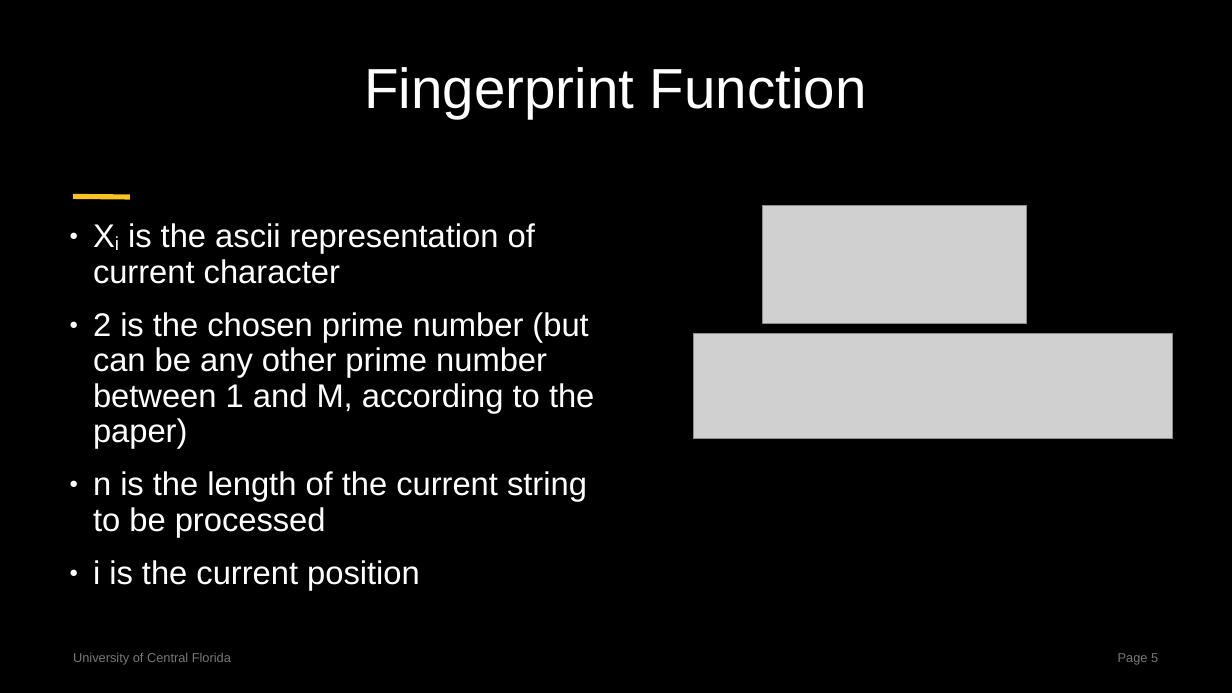
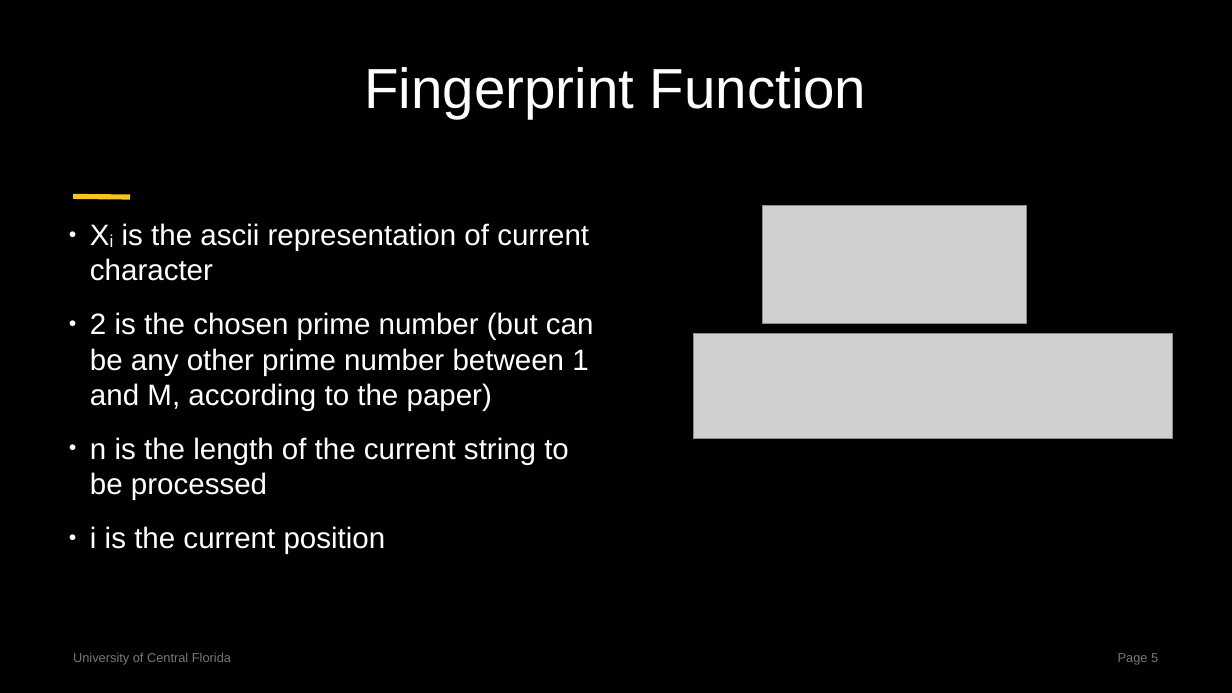
Before and after one commit to centuryhopper/Fall2022CourseContents, a slide deck: slide 5 of CAP6515/paper_presentation_files/rabin-karp-presentation.pptx. Drawn at 1232x693 pixels with LibreOffice and Linux fonts; fonts in the diff are those of the drawing; grey boxes stand for pictures. Boxes give left, top, right and bottom in pixels: in the first picture for what was removed or moved away, otherwise in the second. Text is boxed around its words. In the diff, an @@ line names an element or a change of style, - is before the commit and + after.

```diff
--- a/CAP6515/paper_presentation_files/rabin-karp-presentation.pptx
+++ b/CAP6515/paper_presentation_files/rabin-karp-presentation.pptx
@@ text "Xi is the ascii representation ..." at box(90, 223, 594, 554): size 25.4 to 23 pt; indent changed; line spacing 0.9 to 1 @@
```
Also in this commit, not shown: 6 other slides changed.
